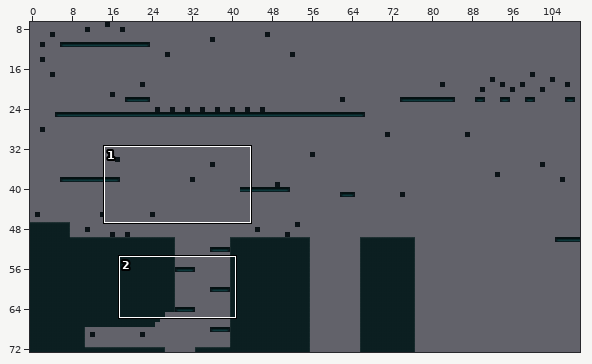
Two versions of a level (Tiled map (JSON), tilemaps/backgroundFinal.json). Above, an overview of the earlier version with the close-up marked.
Close-up. Before:
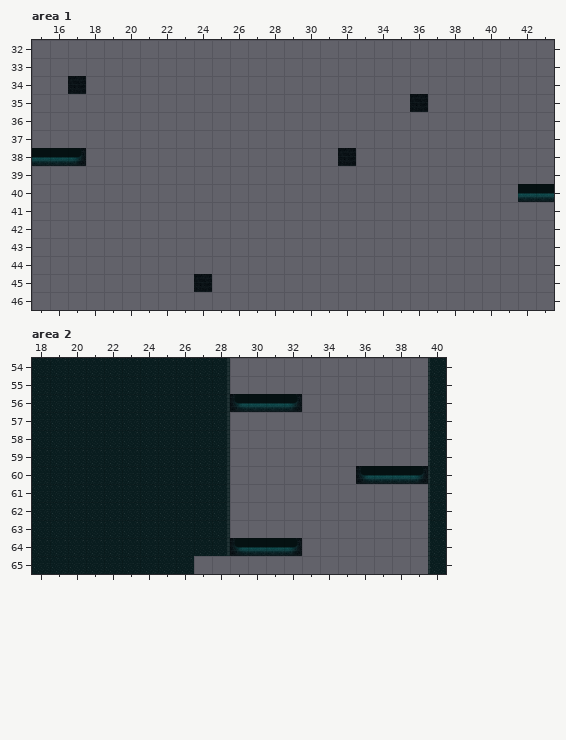
Cells are 32x32 px. Shown: area 1 x 15..43, y 32..46; area 2 x 18..40, y 54..65. The commit also changed other parts of the map, which this record leaves out.
New version:
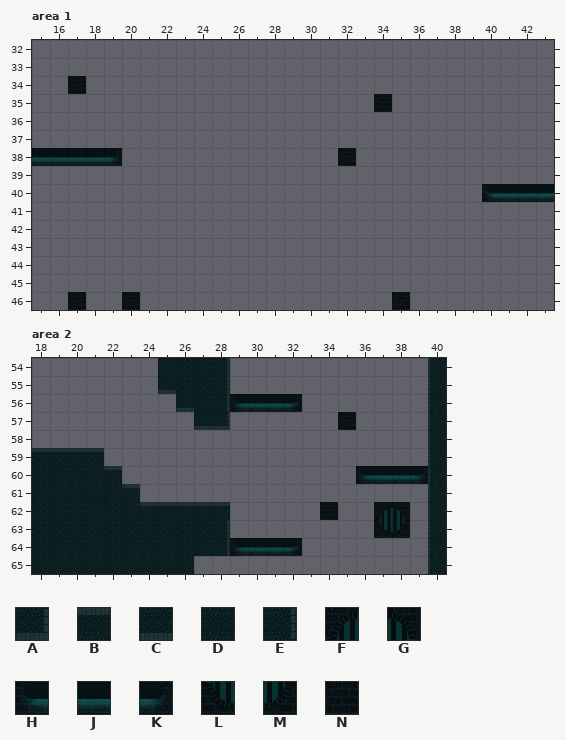
Key: from "bgSpriteSheet": A 0 turned 180, B 1, C 1 turned 180, D 9, E 10, F 11, G 12, H 16, J 17, K 18, L 19, M 20, N 24.
_ is an empty cell.
From old to new:
Layer "Tile Layer 1", area 1:
y 35: x 34 _ -> N; x 36 N -> _
y 38: x 17..19 K__ -> JJK
y 40: x 40..41 __ -> HJ
y 45: x 24 N -> _
y 46: x 17 _ -> N; x 20 _ -> N; x 35 _ -> N
Layer "Tile Layer 1", area 2:
y 54: x 18..24 DDDDDDD -> _______
y 55: x 18..25 DDDDDDDD -> _______C
y 56: x 18..26 DDDDDDDDD -> ________C
y 57: x 18..28 DDDDDDDDDDE -> _________CA; x 35 _ -> N
y 58: x 18..28 DDDDDDDDDDE -> ___________
y 59: x 18..28 DDDDDDDDDDE -> BBBB_______
y 60: x 22..28 DDDDDDE -> B______
y 61: x 23..28 DDDDDE -> B_____
y 62: x 24..28 DDDDE -> BBBBB; x 34 _ -> N; x 37..38 __ -> FG
y 63: x 37..38 __ -> LM
